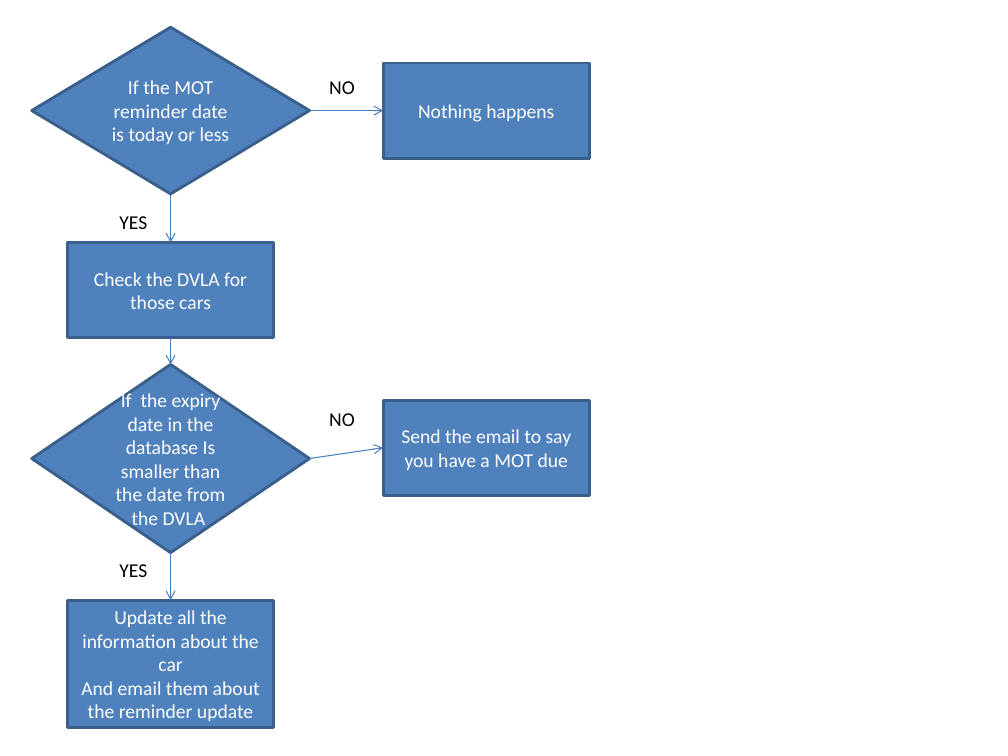
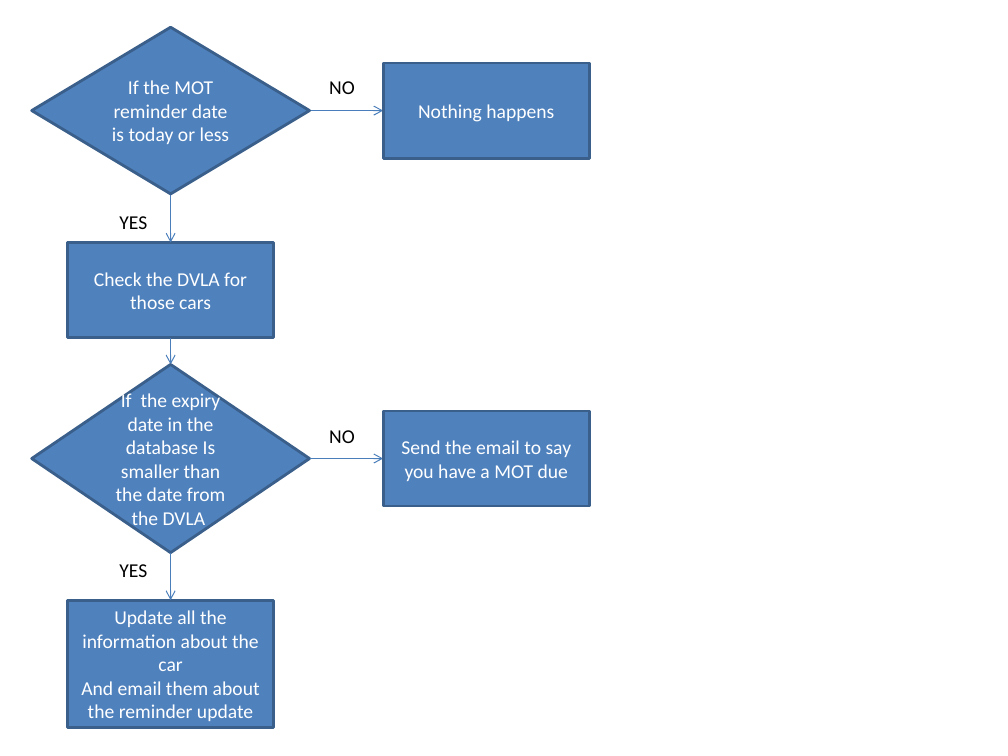
Before and after one commit to racheleldridge/motreminder, a slide deck: slide 9 of _temp/documents/user cases.pptx. Drawn at 1008x756 pixels with LibreOffice and Linux fonts; fonts in the diff are those of the drawing. Boxes give left, top, right and bottom in pixels: in the first picture for what was removed or moved away, otherwise in the second. Text is boxed around its words. In the diff, an @@ line names an element or a change of style, - is before the commit and + after.

```diff
--- a/_temp/documents/user cases.pptx
+++ b/_temp/documents/user cases.pptx
@@ text "NO": place and size @@
-text "NO" at (329,413,355,426)
+text "NO" at (329,430,355,443)
@@ rectangle "Send the email to say ...": place and size @@
-rectangle "Send the email to say ..." at (383,400,590,495)
+rectangle "Send the email to say ..." at (383,411,590,506)
@@ arrow moved from (309, 459) - (383, 448) to (309, 459) - (383, 459) @@
```
Also in this commit, not shown: 3 other files.
